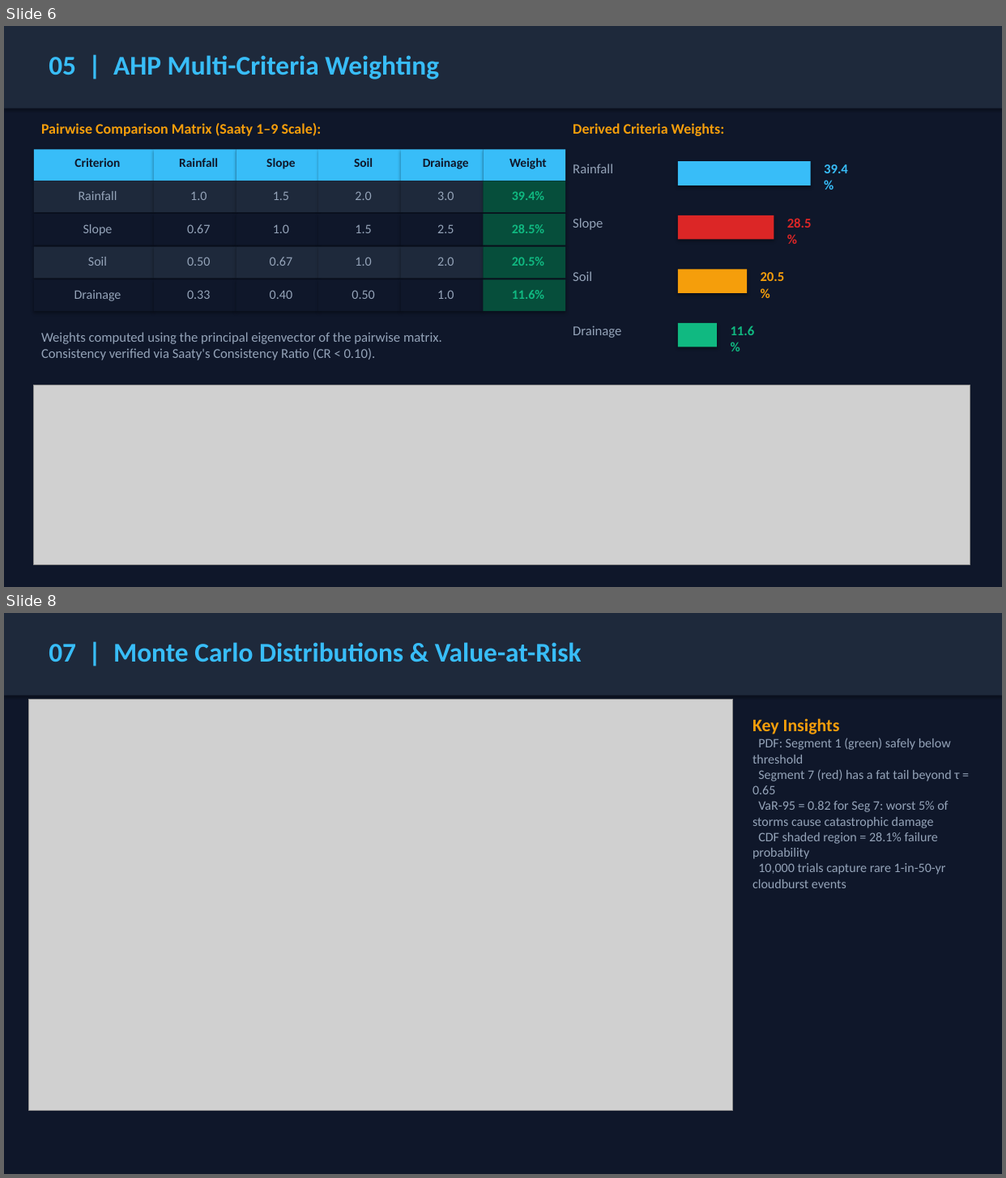
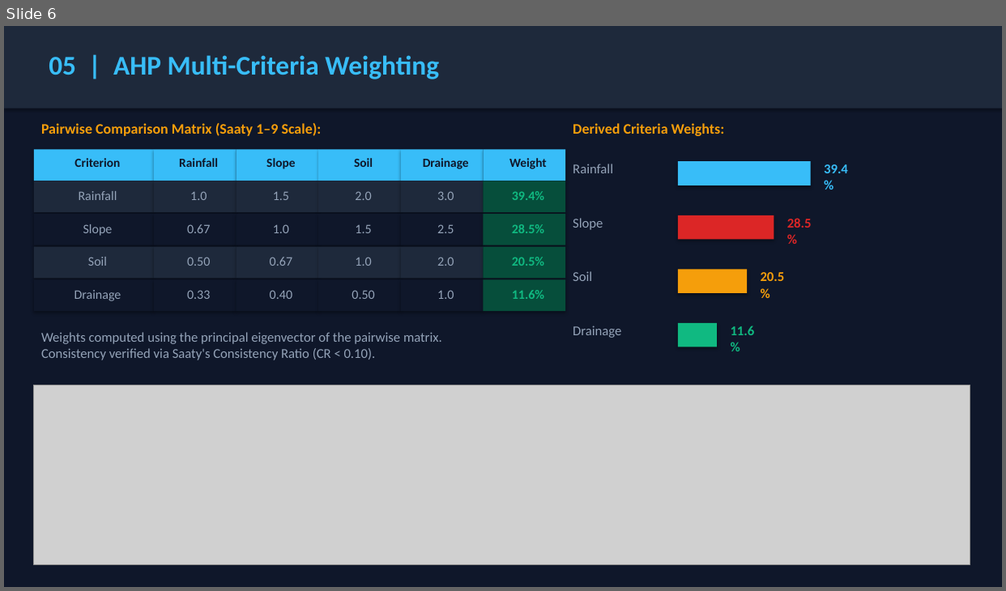
Before and after one commit to agra-ankit/OR, a slide deck: Highway_Risk_Assessment_OR_Project.pptx. Shown one above the other, each under a label of ours: slides 6 and 8 before the commit, slide 6 after it; the slides between them are not shown. The pictures are 1006x1178 and 1006x591 pixels, drawn with LibreOffice and Linux fonts; fonts in the diff are those of the drawing; grey boxes stand for pictures. Boxes give left, top, right and bottom in pixels: in the first picture for what was removed or moved away, otherwise in the second. Text is boxed around its words. In the diff, an @@ line names an element or a change of style, - is before the commit and + after.

```diff
--- a/Highway_Risk_Assessment_OR_Project.pptx
+++ b/Highway_Risk_Assessment_OR_Project.pptx
@@ slide 8 removed at box(4, 613, 1002, 1174), background #0F172A @@
@@ rectangle removed at box(4, 613, 1002, 696) @@
@@ text removed at box(49, 642, 582, 662) @@
-07 | Monte Carlo Distributions & Value-at-Risk
@@ picture removed at box(28, 699, 732, 1111) @@
@@ text removed at box(752, 718, 959, 888) @@
-Key Insights
-PDF: Segment 1 (green) safely below threshold
-Segment 7 (red) has a fat tail beyond τ = 0.65
-VaR-95 = 0.82 for Seg 7: worst 5% of storms cause catastrophic damage
-CDF shaded region = 28.1% failure probability
-10,000 trials capture rare 1-in-50-yr cloudburst events
```
Also in this commit, not shown: 6 slides changed, 4 other files.
